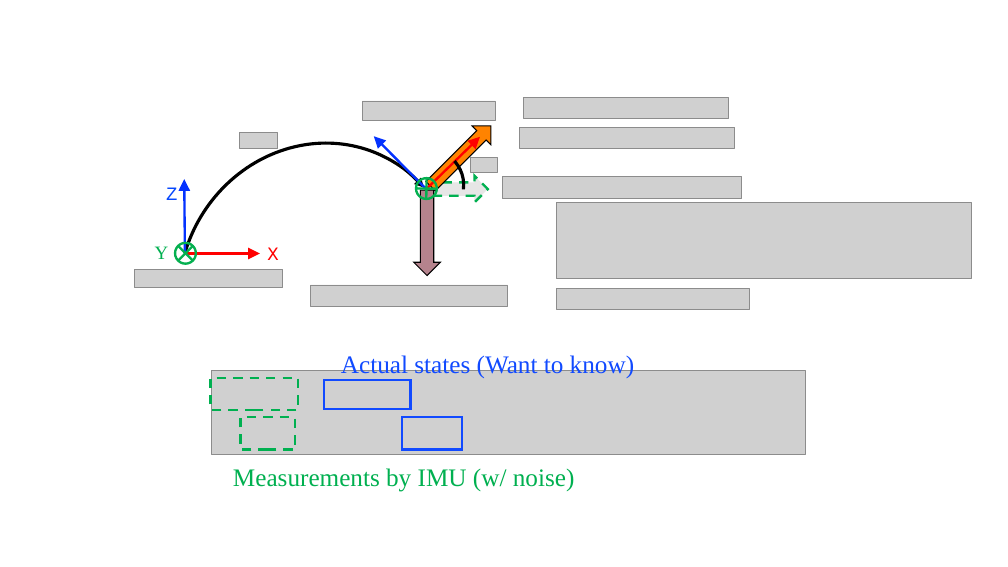
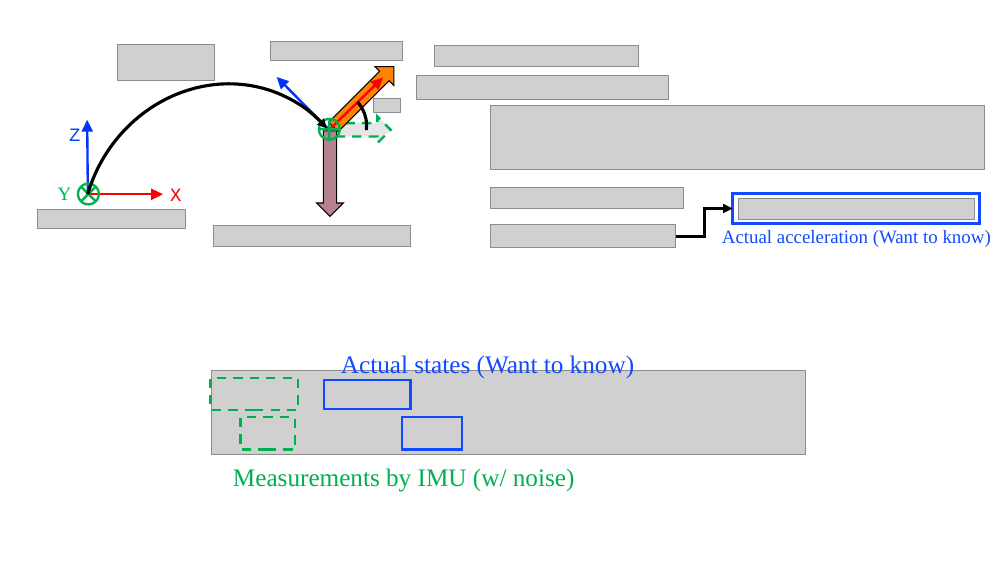
Before and after one commit to LimHyungTae/LimHyungTae.github.io, a slide deck: slide 4 of img/preintegration/preintegration_v2.pptx. Drawn at 1008x567 pixels with LibreOffice and Linux fonts; fonts in the diff are those of the drawing; grey boxes stand for pictures; background and template pictures are left out. Boxes give left, top, right and bottom in pixels: in the first picture for what was removed or moved away, otherwise in the second. Text is boxed around its words. In the diff, an @@ line names an element or a change of style, - is before the commit and + after.

```diff
--- a/img/preintegration/preintegration_v2.pptx
+++ b/img/preintegration/preintegration_v2.pptx
@@ picture added at [118, 44, 215, 80] @@
@@ picture: place and size @@
-picture at [362, 101, 495, 120]
+picture at [270, 42, 403, 60]
@@ picture: place and size @@
-picture at [524, 98, 729, 119]
+picture at [434, 45, 639, 67]
@@ picture added at [417, 76, 668, 100] @@
@@ 4 lines, 3 texts, 3 right arrows, 2 pictures, 2 arc (boxed as its full ellipse)s, 2 ellipses, 2 arrows: place and size @@
-4 lines, 3 texts, 3 right arrows, 2 pictures, 2 arc (boxed as its full ellipse)s, 2 ellipses, 2 arrows at [128, 94, 508, 483]
+4 lines, 3 texts, 3 right arrows, 2 pictures, 2 arc (boxed as its full ellipse)s, 2 ellipses, 2 arrows at [31, 34, 411, 423]
@@ picture added at [491, 105, 985, 169] @@
@@ 2 arrows, 1 picture: place and size @@
-2 arrows, 1 picture at [135, 179, 283, 288]
+2 arrows, 1 picture at [37, 120, 185, 229]
@@ picture removed at [240, 132, 278, 148] @@
@@ picture removed at [520, 127, 735, 148] @@
@@ picture removed at [503, 176, 742, 199] @@
@@ picture: place and size @@
-picture at [557, 288, 749, 309]
+picture at [491, 188, 684, 209]
@@ picture removed at [557, 203, 972, 279] @@
@@ elbow arrow added from (676, 236) to (733, 209), #000000 3 pt @@
@@ rectangle added at [733, 194, 980, 223], outline #114AFF 2.25 pt @@
@@ picture added at [739, 199, 974, 220] @@
@@ picture added at [491, 225, 676, 247] @@
@@ text added at [722, 230, 991, 247], 18 pt, text #114AFF @@
+Actual acceleration (Want to know)
```
Also in this commit, not shown: 3 other files.
